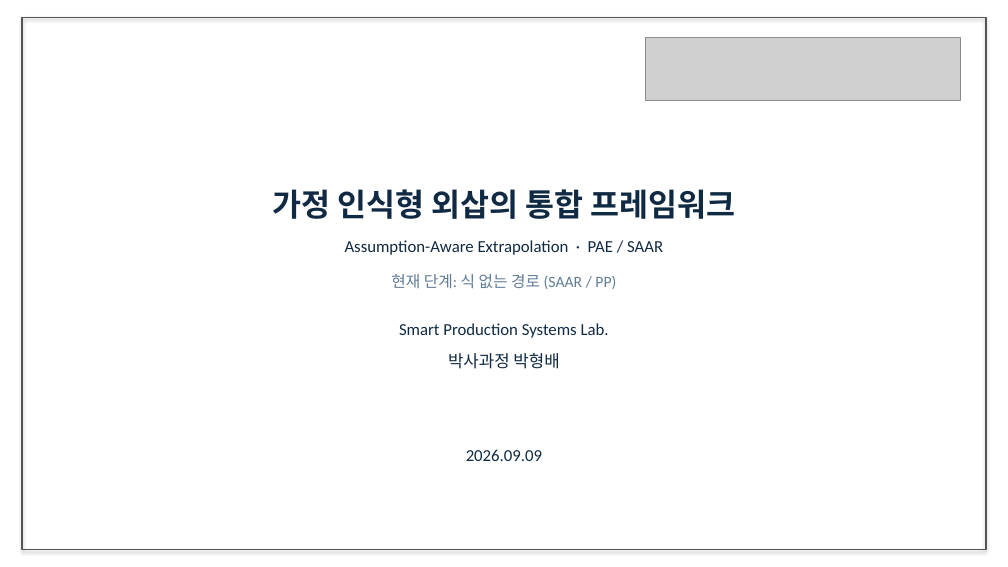
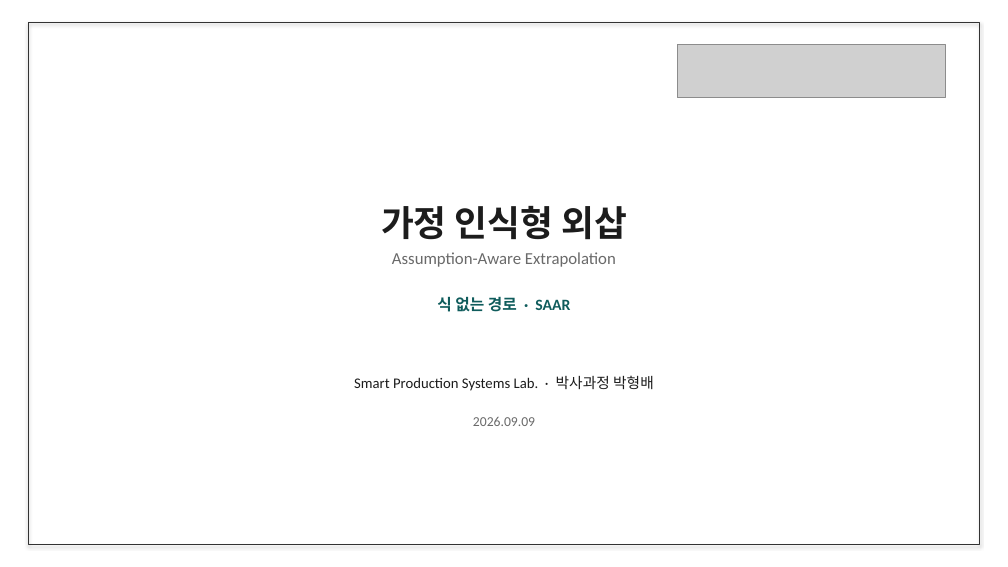
Before and after one commit to amumujs-create/pp_pae_total, a slide deck: slide 1 of output/PP_Research_Detailed_v2.pptx. Drawn at 1008x567 pixels with LibreOffice and Linux fonts; fonts in the diff are those of the drawing; grey boxes stand for pictures. Boxes give left, top, right and bottom in pixels: in the first picture for what was removed or moved away, otherwise in the second. Text is boxed around its words. In the diff, an @@ line names an element or a change of style, - is before the commit and + after.

```diff
--- a/output/PP_Research_Detailed_v2.pptx
+++ b/output/PP_Research_Detailed_v2.pptx
@@ rectangle: place and size @@
-rectangle at box(22, 17, 986, 550)
+rectangle at box(29, 22, 980, 545)
@@ rectangle at box(29, 22, 980, 545): outline #555555 1.25 pt to #333333 1 pt @@
@@ picture: place and size @@
-picture at box(646, 38, 961, 101)
+picture at box(678, 44, 945, 98)
@@ text at box(381, 206, 627, 240): text changed; size 30 to 34 pt; text colour #102A43 to #1C1C1C @@
-가정 인식형 외삽의 통합 프레임워크
+가정 인식형 외삽
@@ text at box(392, 252, 616, 267): text changed; text colour #102A43 to #6A6A6A @@
-Assumption-Aware Extrapolation · PAE / SAAR
+Assumption-Aware Extrapolation
@@ text at box(437, 296, 570, 312): text changed; text colour #627D98 to #0F5C5C; bold on @@
-현재 단계: 식 없는 경로 (SAAR / PP)
+식 없는 경로 · SAAR
@@ text removed at box(448, 353, 559, 369) @@
-박사과정 박형배
@@ text at box(354, 376, 654, 391): text changed; size 16 to 14 pt; text colour #102A43 to #1C1C1C @@
-Smart Production Systems Lab.
+Smart Production Systems Lab. · 박사과정 박형배
@@ text "2026.09.09": place and size @@
-text "2026.09.09" at box(466, 449, 542, 461)
+text "2026.09.09" at box(473, 417, 535, 426)
@@ text "2026.09.09" at box(473, 417, 535, 426): size 16 to 13 pt, text colour #102A43 to #6A6A6A @@
```
Also in this commit, not shown: 3 other slides changed, 23 slides added, 64 slides removed, 35 other files.
